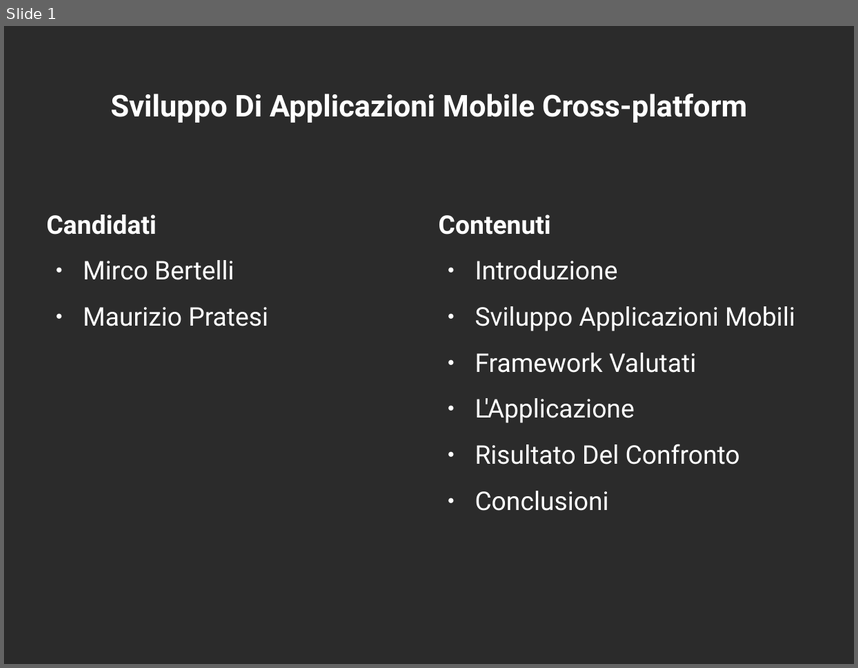
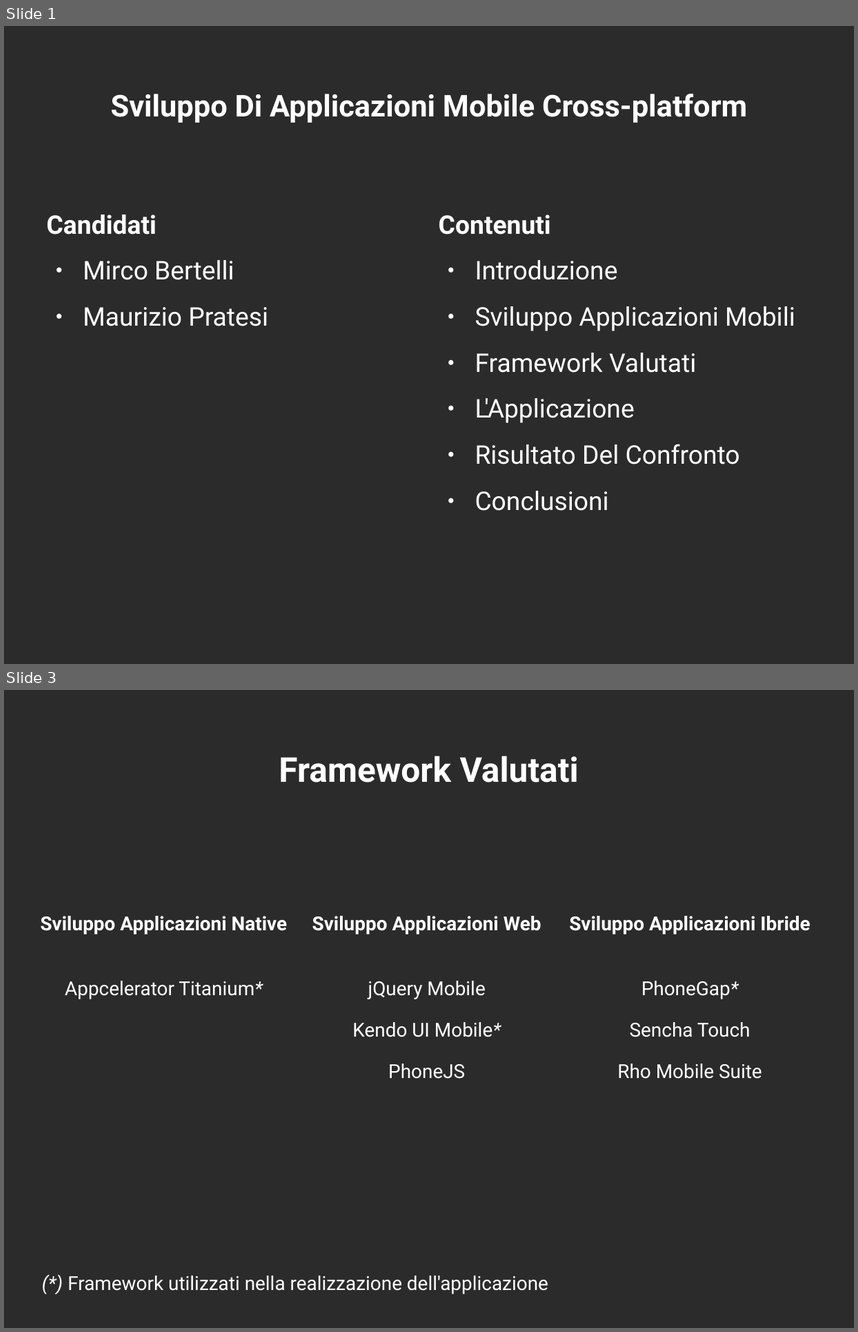
Before and after one commit to mircobe87/tesi-crossplatform, a slide deck: presentazione/presentazione.odp. Shown one above the other, each under a label of ours: slide 1 before the commit, slides 1 and 3 after it; the slides between them are not shown. The pictures are 858x668 and 858x1332 pixels, drawn with LibreOffice and Linux fonts; fonts in the diff are those of the drawing; background and template pictures are left out; a plain dark background stands for a picture behind light text. Boxes give left, top, right and bottom in pixels: in the first picture for what was removed or moved away, otherwise in the second. Text is boxed around its words. In the diff, an @@ line names an element or a change of style, - is before the commit and + after.

Commit message:
aggiunte slide:  - sviluppo app mobili  - framework valutati

```diff
--- a/presentazione/presentazione.odp
+++ b/presentazione/presentazione.odp
@@ slide 3 added at (4,690,854,1328), background picture (left out) @@
@@ title added at (279,756,579,782), 32 pt, text #FFFFFF, bold @@
+Framework Valutati
@@ table added at (32,908,822,1094), 2 rows, 3 columns @@
+Sviluppo Applicazioni Native | Sviluppo Applicazioni Web | Sviluppo Applicazioni Ibride
+Appcelerator Titanium* | jQuery Mobile / Kendo UI Mobile* / PhoneJS | PhoneGap* / Sencha Touch / Rho Mobile Suite
@@ text added at (67,1275,548,1294), 18 pt, text #FFFFFF @@
+(*) Framework utilizzati nella realizzazione dell'applicazione
```
Also in this commit, not shown: 1 other slide added.
